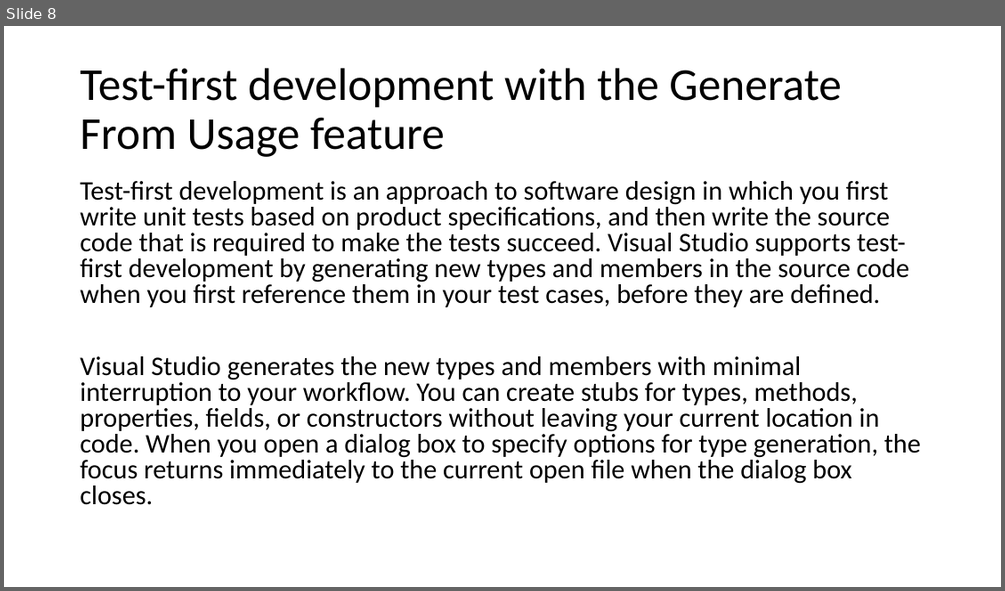
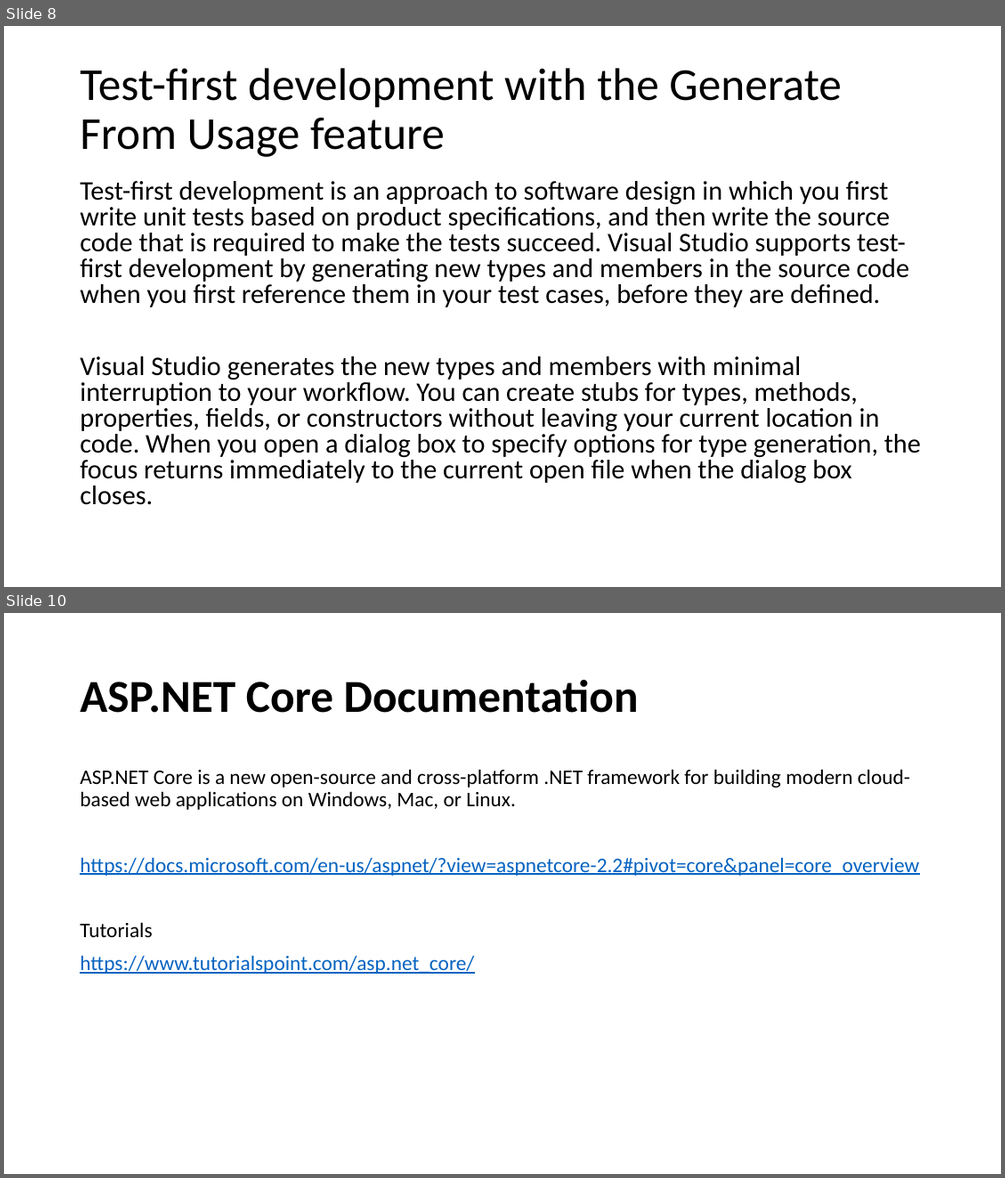
Before and after one commit to karenpayneoregon/VisualStudioEducation, a slide deck: PowerPoint/Working with Visual Studio.pptx. Shown one above the other, each under a label of ours: slide 8 before the commit, slides 8 and 10 after it; the slides between them are not shown. The pictures are 1005x591 and 1005x1178 pixels, drawn with LibreOffice and Linux fonts; fonts in the diff are those of the drawing. Boxes give left, top, right and bottom in pixels: in the first picture for what was removed or moved away, otherwise in the second. Text is boxed around its words. In the diff, an @@ line names an element or a change of style, - is before the commit and + after.

```diff
--- a/PowerPoint/Working with Visual Studio.pptx
+++ b/PowerPoint/Working with Visual Studio.pptx
@@ slide 10 added at (4,613,1001,1174), background #FFFFFF @@
@@ title added at (80,680,639,713), 44 pt, text #000000, bold @@
+ASP.NET Core Documentation
@@ text added at (80,769,919,973), 20 pt, text #0563C1, underline @@
+ASP.NET Core is a new open-source and cross-platform .NET framework for building modern cloud-based web applications on Windows, Mac, or Linux.
+https://docs.microsoft.com/en-us/aspnet/?view=aspnetcore-2.2#pivot=core&panel=core_overview
+Tutorials
+https://www.tutorialspoint.com/asp.net_core/
```
Also in this commit, not shown: 3 other slides added, 2 other files.
